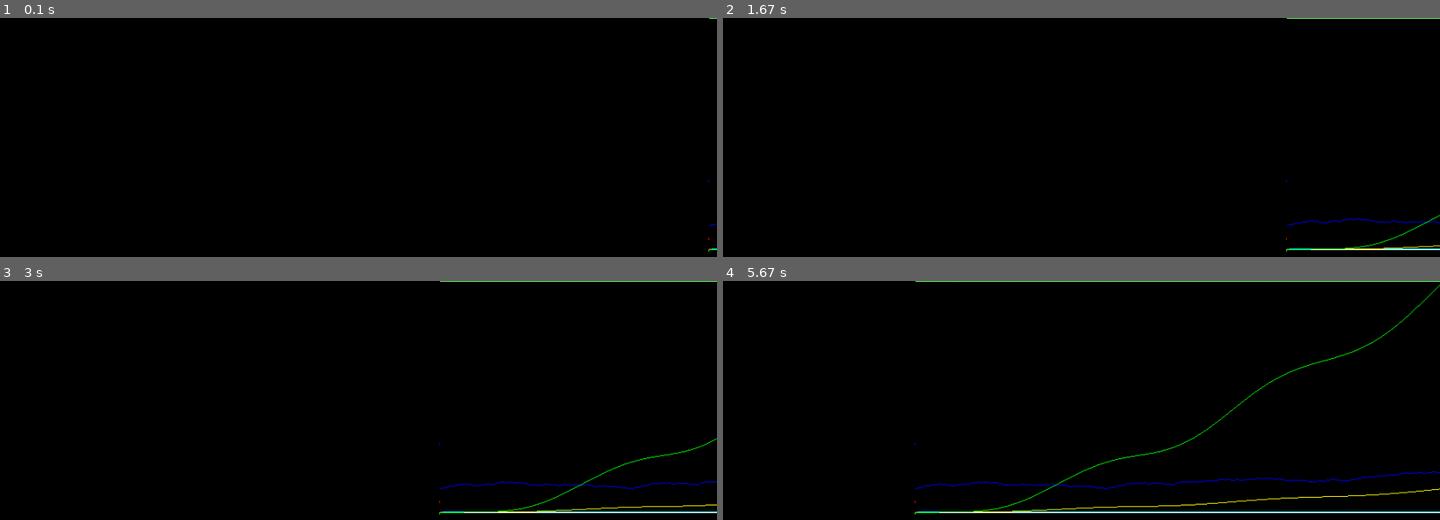
Above: before the commit, frames 1-4 (two rows, left to right).
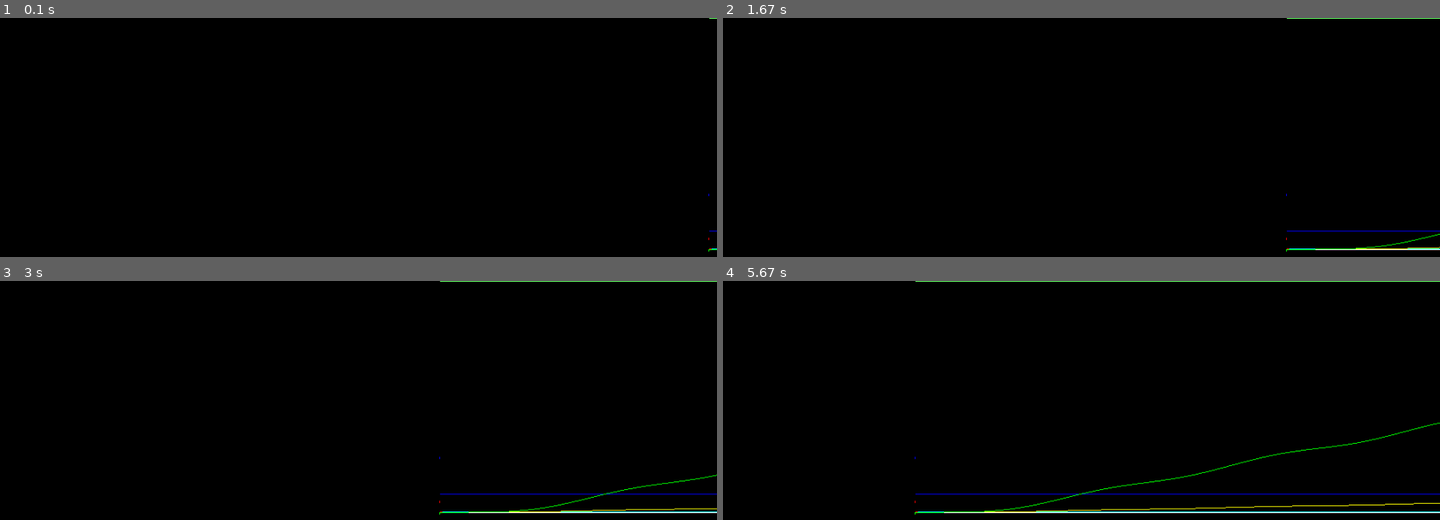
Above: after the commit, the same moments.

Repository: troncosoae/proy-ctrl-intel
Game: pygame game, started from main.py
Same seed, same stepped clock (60 frames per second), same inputs: the game is played once before the commit and once after it.
Inputs:
- Up to frame 1 (0.1 s): no input
- Up to frame 2 (1.67 s): no input
- Up to frame 3 (3 s): no input
- Up to frame 4 (5.67 s): no input

The runs differ from the first frame. In frame 1, less than 0.1% of the frame differs, in the area x 98-100%, y 67-90%; in frame 2, 0.6%; in frame 3, 1.2%; in frame 4, 2.5%, in the area x 26-100%, y 1-98%.

Commit message:
pid low working ok

Diff:
--- a/main.py
+++ b/main.py
@@ -21,11 +21,11 @@
 
     sim = Simulation()
 
-    wind_model = RandomWindModel('wind_model', Ts)
+    # wind_model = RandomWindModel('wind_model', Ts)
     # wind_model = StepWindModel('wind_model', Ts, 1)
     # wind_model = StepWindModel('wind_model', Ts, 5, mean=5, std=3)
-    # wind_model = StepWindModel('wind_model', Ts, 10, mean=15, std=3)
-    # wind_model = ConstantWindModel('wind_model', 8)
+    # wind_model = StepWindModel('wind_model', Ts, 5, mean=15, std=3)
+    wind_model = ConstantWindModel('wind_model', 8)
     # wind_model = ConstantWindModel('wind_model', 15)
     # wind_model = ConstantWindModel('wind_model', 0.001)
     blade_pitch_system = BladePitchSystem('bp_sys', Ts)
@@ -58,7 +58,6 @@
     pid_mapper = Mapper(
         'map_pid', ['x'], ['beta_r'],
         {'x': lambda x: 0.5*np.arctan(-x*0.2) + np.pi/4},
-        # {'x': lambda x: np.arctan(-x*0.2)},
         {'x': 'beta_r'}
     )
 
